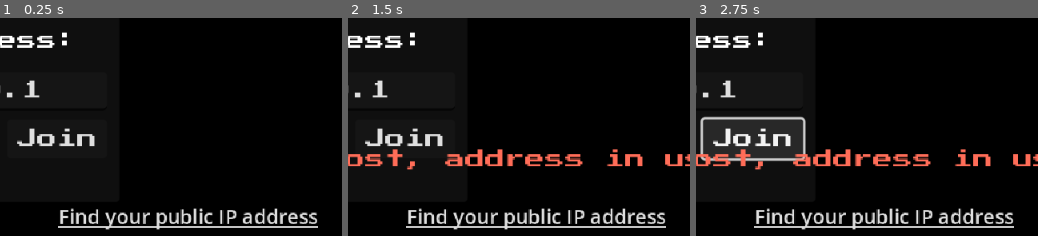
Above: before the commit, frames 1-3 (left to right).
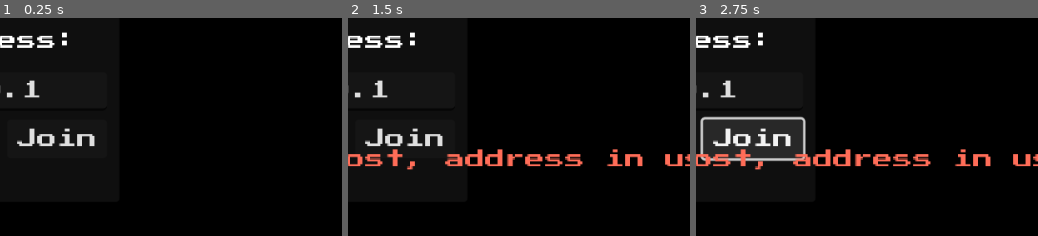
Above: after the commit, the same moments.

Repository: pbhenningsen/PinPong
Game: Godot game, scene res://lobby.tscn
Two runs of this game, one before a commit and one after it. Both use one fixed random seed, a clock stepped at 60 frames per second and the inputs below.
Inputs (mouse positions are % of the whole screen's width and height, from its top left):
- Up to frame 1 (0.25 s): no input
- Up to frame 2 (1.5 s): click (42, 43) at 0.52 s; type "12" at 0.6 s; click "Host" at 1.25 s
- Up to frame 3 (2.75 s): click "Join" at 2 s
The pictures show only the part of the screen within x 44-94%, y 50-100%; the shares and areas given below are measured in that part.

The runs differ from the first frame. In frame 1, 3.3% of the frame differs, in the area x 16-93%, y 87-98%; in frame 2, 3.3%; in frame 3, 3.3%.
Error in both runs: Attempt to call function 'compress' in base 'null instance' on a null instance. (res://logic/lobby.gd:120)

Commit message:
Revert "Fucking around"
This reverts commit 513b2bf0b921c4a47fc861bc67cfbb05e8168a7c.

Diff:
--- a/pong-multiplayer-demo/lobby.tscn
+++ b/pong-multiplayer-demo/lobby.tscn
@@ -170,6 +170,7 @@
 is forwarded on your router."
 
 [node name="FindPublicIP" type="LinkButton" parent="LobbyPanel"]
+visible = false
 layout_mode = 1
 anchors_preset = 8
 anchor_left = 0.5
--- a/pong-multiplayer-demo/lobby_real.tscn
+++ /dev/null
@@ -1,188 +0,0 @@
-[gd_scene load_steps=3 format=3 uid="uid://c5gh7s0vvir4t"]
-
-[ext_resource type="Theme" uid="uid://c60exinomkert" path="res://PINPongMainTheme.tres" id="1_2awwq"]
-[ext_resource type="Script" uid="uid://cwe7mqy3660df" path="res://logic/lobby.gd" id="2_1eelo"]
-
-[node name="Lobby" type="Control"]
-layout_mode = 3
-anchors_preset = 8
-anchor_left = 0.5
-anchor_top = 0.5
-anchor_right = 0.5
-anchor_bottom = 0.5
-offset_left = -320.0
-offset_top = -200.0
-offset_right = 320.0
-offset_bottom = 200.0
-grow_horizontal = 2
-grow_vertical = 2
-size_flags_horizontal = 2
-size_flags_vertical = 2
-theme = ExtResource("1_2awwq")
-
-[node name="ColorRect" type="ColorRect" parent="."]
-layout_mode = 1
-anchors_preset = 15
-anchor_right = 1.0
-anchor_bottom = 1.0
-grow_horizontal = 2
-grow_vertical = 2
-color = Color(0, 0, 0, 1)
-
-[node name="Title" type="Label" parent="."]
-layout_mode = 1
-anchors_preset = 5
-anchor_left = 0.5
-anchor_right = 0.5
-offset_left = -224.0
-offset_top = 48.0
-offset_right = 224.0
-offset_bottom = 104.0
-grow_horizontal = 2
-size_flags_horizontal = 2
-size_flags_vertical = 0
-theme_override_font_sizes/font_size = 56
-text = "PIN Pong"
-horizontal_alignment = 1
-vertical_alignment = 1
-
-[node name="LobbyPanel" type="Panel" parent="."]
-layout_mode = 1
-anchors_preset = 8
-anchor_left = 0.5
-anchor_top = 0.5
-anchor_right = 0.5
-anchor_bottom = 0.5
-offset_left = -110.0
-offset_top = -72.0
-offset_right = 110.0
-offset_bottom = 164.0
-grow_horizontal = 2
-grow_vertical = 2
-size_flags_horizontal = 2
-size_flags_vertical = 2
-script = ExtResource("2_1eelo")
-
-[node name="PinLabel" type="Label" parent="LobbyPanel"]
-layout_mode = 0
-offset_left = 10.0
-offset_top = 13.0
-offset_right = 186.0
-offset_bottom = 36.0
-size_flags_horizontal = 2
-size_flags_vertical = 0
-text = "ATM PIN:"
-
-[node name="Pin" type="LineEdit" parent="LobbyPanel"]
-layout_mode = 0
-offset_left = 10.0
-offset_top = 48.0
-offset_right = 210.0
-offset_bottom = 79.0
-size_flags_horizontal = 2
-size_flags_vertical = 2
-placeholder_text = "XXXX"
-
-[node name="IPAddressLabel" type="Label" parent="LobbyPanel"]
-layout_mode = 0
-offset_left = 10.0
-offset_top = 99.0
-offset_right = 186.0
-offset_bottom = 122.0
-size_flags_horizontal = 2
-size_flags_vertical = 0
-text = "IP Address:"
-
-[node name="Address" type="LineEdit" parent="LobbyPanel"]
-layout_mode = 0
-offset_left = 10.0
-offset_top = 132.0
-offset_right = 210.0
-offset_bottom = 163.0
-size_flags_horizontal = 2
-size_flags_vertical = 2
-text = "127.0.0.1"
-
-[node name="HostButton" type="Button" parent="LobbyPanel"]
-layout_mode = 0
-offset_left = 10.0
-offset_top = 170.0
-offset_right = 90.0
-offset_bottom = 201.0
-size_flags_horizontal = 2
-size_flags_vertical = 2
-text = "Host"
-
-[node name="JoinButton" type="Button" parent="LobbyPanel"]
-layout_mode = 0
-offset_left = 130.0
-offset_top = 170.0
-offset_right = 210.0
-offset_bottom = 201.0
-size_flags_horizontal = 2
-size_flags_vertical = 2
-text = "Join"
-
-[node name="StatusOk" type="Label" parent="LobbyPanel"]
-layout_mode = 1
-anchors_preset = 7
-anchor_left = 0.5
-anchor_top = 1.0
-anchor_right = 0.5
-anchor_bottom = 1.0
-offset_left = -186.0
-offset_top = 9.0
-offset_right = 186.0
-offset_bottom = 32.0
-grow_horizontal = 2
-grow_vertical = 0
-size_flags_horizontal = 2
-size_flags_vertical = 0
-horizontal_alignment = 1
-
-[node name="StatusFail" type="Label" parent="LobbyPanel"]
-modulate = Color(1, 0.427451, 0.345098, 1)
-layout_mode = 0
-offset_left = 10.0
-offset_top = 194.0
-offset_right = 210.0
-offset_bottom = 217.0
-size_flags_horizontal = 2
-size_flags_vertical = 0
-horizontal_alignment = 1
-
-[node name="PortForward" type="Label" parent="LobbyPanel"]
-layout_mode = 1
-anchors_preset = 8
-anchor_left = 0.5
-anchor_top = 0.5
-anchor_right = 0.5
-anchor_bottom = 0.5
-offset_left = -705.0
-offset_top = -7.0
-offset_right = -81.0
-offset_bottom = 68.0
-grow_horizontal = 2
-grow_vertical = 2
-text = "If you want non-LAN clients to connect,
-make sure the port 8910 in UDP
-is forwarded on your router."
-
-[node name="FindPublicIP" type="LinkButton" parent="LobbyPanel"]
-layout_mode = 1
-anchors_preset = 8
-anchor_left = 0.5
-anchor_top = 0.5
-anchor_right = 0.5
-anchor_bottom = 0.5
-offset_left = 61.0
-offset_top = 118.0
-offset_right = 269.0
-offset_bottom = 141.0
-grow_horizontal = 2
-grow_vertical = 2
-text = "Find your public IP address"
-
-[connection signal="pressed" from="LobbyPanel/HostButton" to="LobbyPanel" method="_on_host_pressed"]
-[connection signal="pressed" from="LobbyPanel/JoinButton" to="LobbyPanel" method="_on_join_pressed"]
-[connection signal="pressed" from="LobbyPanel/FindPublicIP" to="LobbyPanel" method="_on_find_public_ip_pressed"]
--- a/pong-multiplayer-demo/logic/lobby.gd
+++ b/pong-multiplayer-demo/logic/lobby.gd
@@ -3,7 +3,7 @@
 # Default game server port. Can be any number between 1024 and 49151.
 # Not present on the list of registered or common ports as of December 2022:
 # https://en.wikipedia.org/wiki/List_of_TCP_and_UDP_port_numbers
-const DEFAULT_PORT = 8910# Remember, a port is a label for a process.
+const DEFAULT_PORT = 8910
 
 @onready var address = $Address
 @onready var host_button = $HostButton
@@ -20,11 +20,11 @@
 func _ready():
 	# Connect all the callbacks related to networking.
 
-	multiplayer.peer_connected.connect(_player_connected) #Emitted when this MultiplayerAPI's multiplayer_peer connects with a new peer.
+	multiplayer.peer_connected.connect(_player_connected)
 	multiplayer.peer_disconnected.connect(_player_disconnected)
-	multiplayer.connected_to_server.connect(_connected_ok)# Emitted when this Multiplayer API's multiplayer_peer successfully connected to a server. Only emitted on clients.
-	multiplayer.connection_failed.connect(_connected_fail) # Only emitted on clients.
-	multiplayer.server_disconnected.connect(_server_disconnected) # Only emitted on clients.
+	multiplayer.connected_to_server.connect(_connected_ok)
+	multiplayer.connection_failed.connect(_connected_fail)
+	multiplayer.server_disconnected.connect(_server_disconnected)
 
 #### Network callbacks from SceneTree ####
 
@@ -33,7 +33,7 @@
 	# Someone connected, start the game!
 	var pong = load("res://pong.tscn").instantiate()
 	# Connect deferred so we can safely erase it from the callback.
-	pong.game_finished.connect(_end_game, CONNECT_DEFERRED) #Deferred connections trigger their callables on idle time (at the end of the frame), rather than instantly.
+	pong.game_finished.connect(_end_game, CONNECT_DEFERRED)
 
 	get_tree().get_root().add_child(pong)
 	hide()
@@ -91,12 +91,12 @@
 
 func _on_host_pressed():
 	peer = ENetMultiplayerPeer.new()
-	var err = peer.create_server(DEFAULT_PORT, 1) # Maximum of 1 peer, since it's a 2-player game. Creates a server that listens to connections via port.
+	var err = peer.create_server(DEFAULT_PORT, 1) # Maximum of 1 peer, since it's a 2-player game.
 	if err != OK:
 		# Is another server running?
 		_set_status("Can't host, address in use.",false)
 		return
-	peer.get_host().compress(ENetConnection.COMPRESS_RANGE_CODER)# Compress Range Coder is good for small packets, but not things above 4 kb.
+	peer.get_host().compress(ENetConnection.COMPRESS_RANGE_CODER)
 
 	multiplayer.set_multiplayer_peer(peer)
 	host_button.set_disabled(true)
--- a/pong-multiplayer-demo/logic/lobby_real.gd
+++ /dev/null
@@ -1,127 +0,0 @@
-extends Control
-
-# Default game server port. Can be any number between 1024 and 49151.
-# Not present on the list of registered or common ports as of December 2022:
-# https://en.wikipedia.org/wiki/List_of_TCP_and_UDP_port_numbers
-const DEFAULT_PORT = 8910# Remember, a port is a label for a process.
-
-@onready var address = $Address
-@onready var host_button = $HostButton
-@onready var join_button = $JoinButton
-@onready var status_ok = $StatusOk
-@onready var status_fail = $StatusFail
-@onready var port_forward_label = $PortForward
-@onready var find_public_ip_button = $FindPublicIP
-@onready var pin: LineEdit = $Pin
-
-
-var peer = null
-
-func _ready():
-	# Connect all the callbacks related to networking.
-
-	multiplayer.peer_connected.connect(_player_connected) #Emitted when this MultiplayerAPI's multiplayer_peer connects with a new peer.
-	multiplayer.peer_disconnected.connect(_player_disconnected)
-	multiplayer.connected_to_server.connect(_connected_ok)# Emitted when this Multiplayer API's multiplayer_peer successfully connected to a server. Only emitted on clients.
-	multiplayer.connection_failed.connect(_connected_fail) # Only emitted on clients.
-	multiplayer.server_disconnected.connect(_server_disconnected) # Only emitted on clients.
-
-#### Network callbacks from SceneTree ####
-
-# Callback from SceneTree.
-func _player_connected(_id):
-	# Someone connected, start the game!
-	var pong = load("res://pong.tscn").instantiate()
-	# Connect deferred so we can safely erase it from the callback.
-	pong.game_finished.connect(_end_game, CONNECT_DEFERRED) #Deferred connections trigger their callables on idle time (at the end of the frame), rather than instantly.
-
-	get_tree().get_root().add_child(pong)
-	hide()
-
-
-func _player_disconnected(_id):
-	if multiplayer.is_server():
-		_end_game("Client disconnected")
-	else:
-		_end_game("Server disconnected")
-
-
-# Callback from SceneTree, only for clients (not server).
-func _connected_ok():
-	pass # This function is not needed for this project.
-
-
-# Callback from SceneTree, only for clients (not server).
-func _connected_fail():
-	_set_status("Couldn't connect.", false)
-
-	multiplayer.set_multiplayer_peer(null) # Remove peer.
-	host_button.set_disabled(false)
-	join_button.set_disabled(false)
-
-
-func _server_disconnected():
-	_end_game("Server disconnected.")
-
-##### Game creation functions ######
-
-func _end_game(with_error = ""):
-	if has_node("/root/Pong"):
-		# Erase immediately, otherwise network might show
-		# errors (this is why we connected deferred above).
-		get_node(^"/root/Pong").free()
-		show()
-
-	multiplayer.set_multiplayer_peer(null) # Remove peer.
-	host_button.set_disabled(false)
-	join_button.set_disabled(false)
-
-	_set_status(with_error, false)
-
-
-func _set_status(text, isok):
-	# Simple way to show status.
-	if isok:
-		status_ok.set_text(text)
-		status_fail.set_text("")
-	else:
-		status_ok.set_text("")
-		status_fail.set_text(text)
-
-
-func _on_host_pressed():
-	peer = ENetMultiplayerPeer.new()
-	var err = peer.create_server(DEFAULT_PORT, 1) # Maximum of 1 peer, since it's a 2-player game. Creates a server that listens to connections via port.
-	if err != OK:
-		# Is another server running?
-		_set_status("Can't host, address in use.",false)
-		return
-	peer.get_host().compress(ENetConnection.COMPRESS_RANGE_CODER)# Compress Range Coder is good for small packets, but not things above 4 kb.
-
-	multiplayer.set_multiplayer_peer(peer)
-	host_button.set_disabled(true)
-	join_button.set_disabled(true)
-	_set_status("Waiting for opponent...", true)
-
-	## Only show hosting instructions when relevant.# Note to self: YOU MAY WANT TO UNTOGGLE THESE COMMENTS
-	#port_forward_label.visible = true
-	#find_public_ip_button.visible = true
-
-
-func _on_join_pressed():
-	Globals.pin = pin.get_text()
-	var ip = address.get_text()
-	if not ip.is_valid_ip_address():
-		_set_status("IP address is invalid.", false)
-		return
-
-	peer = ENetMultiplayerPeer.new()
-	peer.create_client(ip, DEFAULT_PORT)
-	peer.get_host().compress(ENetConnection.COMPRESS_RANGE_CODER)
-	multiplayer.set_multiplayer_peer(peer)
-
-	_set_status("Connecting...", true)
-
-
-func _on_find_public_ip_pressed():
-	OS.shell_open("https://icanhazip.com/")
--- a/pong-multiplayer-demo/pong.tscn
+++ b/pong-multiplayer-demo/pong.tscn
@@ -89,7 +89,6 @@
 size_flags_horizontal = 2
 size_flags_vertical = 0
 theme = ExtResource("4_eipaa")
-text = "XXXX"
 
 [node name="ScoreRight" type="Label" parent="Score/Control"]
 texture_filter = 1
@@ -101,7 +100,6 @@
 size_flags_horizontal = 2
 size_flags_vertical = 0
 theme = ExtResource("4_eipaa")
-text = "XXXX"
 
 [connection signal="pressed" from="ExitGame" to="." method="_on_exit_game_pressed"]
 
--- a/pong-multiplayer-demo/web_socket_test.gd
+++ /dev/null
@@ -1,47 +0,0 @@
-extends Control
-
-# The URL we will connect to.
-@export var websocket_url = "wss://echo.websocket.org"
-
-# Our WebSocketClient instance.
-var socket = WebSocketPeer.new()
-
-func _ready():
-	# Initiate connection to the given URL.
-	var err = socket.connect_to_url(websocket_url)
-	if err != OK:
-		print("Unable to connect")
-		set_process(false)
-	else:
-		# Wait for the socket to connect.
-		await get_tree().create_timer(2).timeout
-
-		# Send data.
-		socket.send_text("Test packet")
-
-func _process(_delta):
-	# Call this in _process or _physics_process. Data transfer and state updates
-	# will only happen when calling this function.
-	socket.poll()
-
-	# get_ready_state() tells you what state the socket is in.
-	var state = socket.get_ready_state()
-
-	# WebSocketPeer.STATE_OPEN means the socket is connected and ready
-	# to send and receive data.
-	if state == WebSocketPeer.STATE_OPEN:
-		while socket.get_available_packet_count():
-			print("Got data from server: ", socket.get_packet().get_string_from_utf8())
-
-	# WebSocketPeer.STATE_CLOSING means the socket is closing.
-	# It is important to keep polling for a clean close.
-	elif state == WebSocketPeer.STATE_CLOSING:
-		pass
-
-	# WebSocketPeer.STATE_CLOSED means the connection has fully closed.
-	# It is now safe to stop polling.
-	elif state == WebSocketPeer.STATE_CLOSED:
-		# The code will be -1 if the disconnection was not properly notified by the remote peer.
-		var code = socket.get_close_code()
-		print("WebSocket closed with code: %d. Clean: %s" % [code, code != -1])
-		set_process(false) # Stop processing.
--- a/pong-multiplayer-demo/web_socket_test.tscn
+++ /dev/null
@@ -1,12 +0,0 @@
-[gd_scene load_steps=2 format=3 uid="uid://p52cj47cryim"]
-
-[ext_resource type="Script" uid="uid://brx4chq1krgqm" path="res://web_socket_test.gd" id="1_1wpyy"]
-
-[node name="WebSocketTest" type="Control"]
-layout_mode = 3
-anchors_preset = 15
-anchor_right = 1.0
-anchor_bottom = 1.0
-grow_horizontal = 2
-grow_vertical = 2
-script = ExtResource("1_1wpyy")
Not shown, removed: pong-multiplayer-demo/logic/lobby_real.gd.uid
Not shown, removed: pong-multiplayer-demo/web_socket_test.gd.uid
